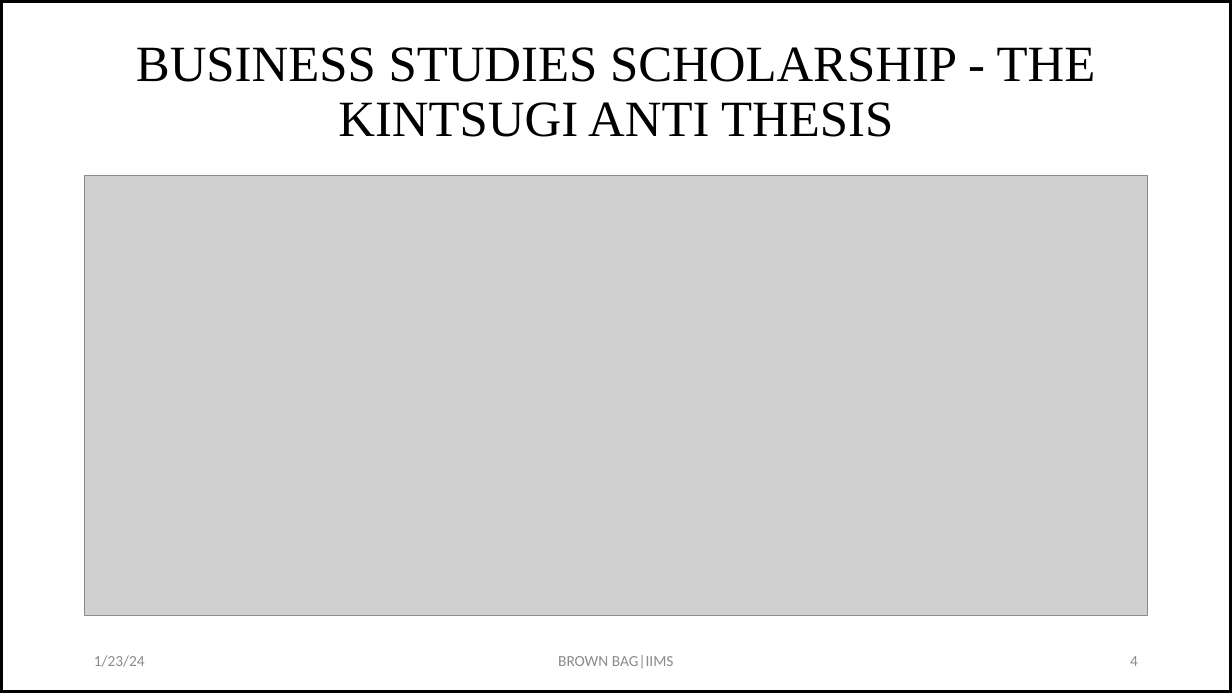
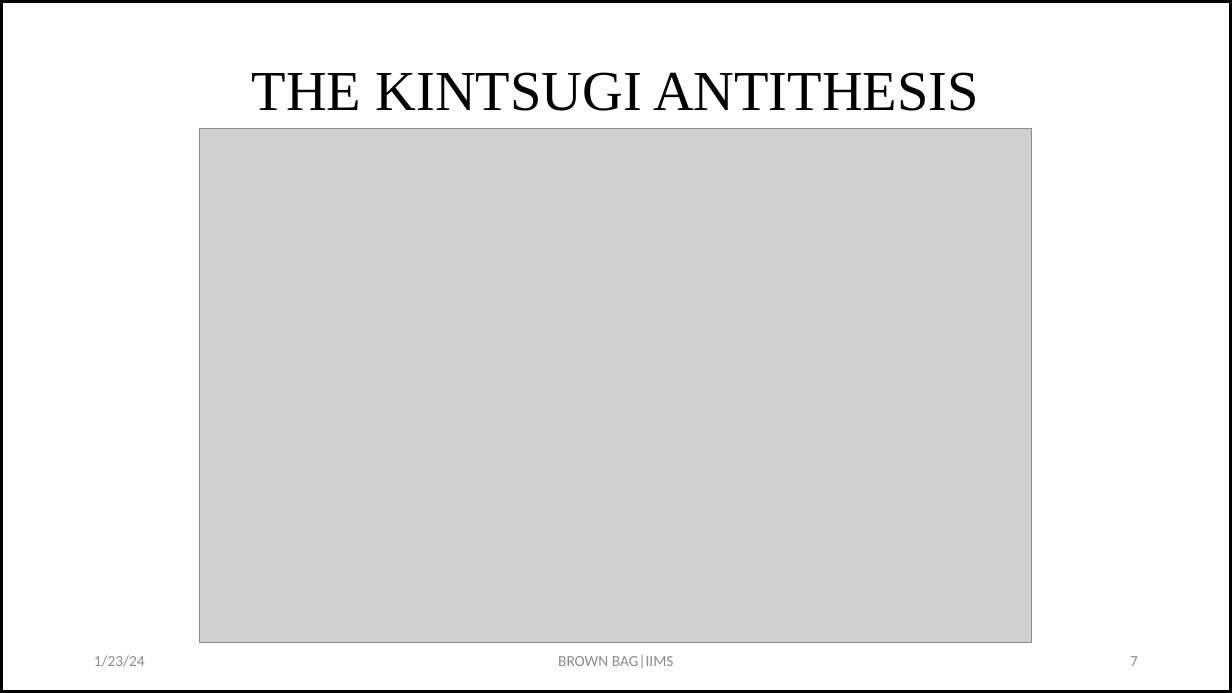
Before and after one commit to drkbhere/Retraction-Analysis, a slide deck: slide 7 of Brownbag-updated.pptx (slide 4 before the commit). Drawn at 1232x693 pixels with LibreOffice and Linux fonts; fonts in the diff are those of the drawing; grey boxes stand for pictures. Boxes give left, top, right and bottom in pixels: in the first picture for what was removed or moved away, otherwise in the second. Text is boxed around its words. In the diff, an @@ line names an element or a change of style, - is before the commit and + after.

```diff
--- a/Brownbag-updated.pptx
+++ b/Brownbag-updated.pptx
@@ title at [252,72,979,111]: text changed; size 39.6 to 44 pt @@
-BUSINESS STUDIES SCHOLARSHIP - THE KINTSUGI ANTI THESIS
+THE KINTSUGI ANTITHESIS
@@ picture: place and size @@
-picture at [85,176,1148,616]
+picture at [200,128,1031,642]
@@ page number at [1130,656,1138,666]: text changed @@
-4
+7
```
Also in this commit, not shown: 10 other slides changed, 2 slides added, 3 other files.
